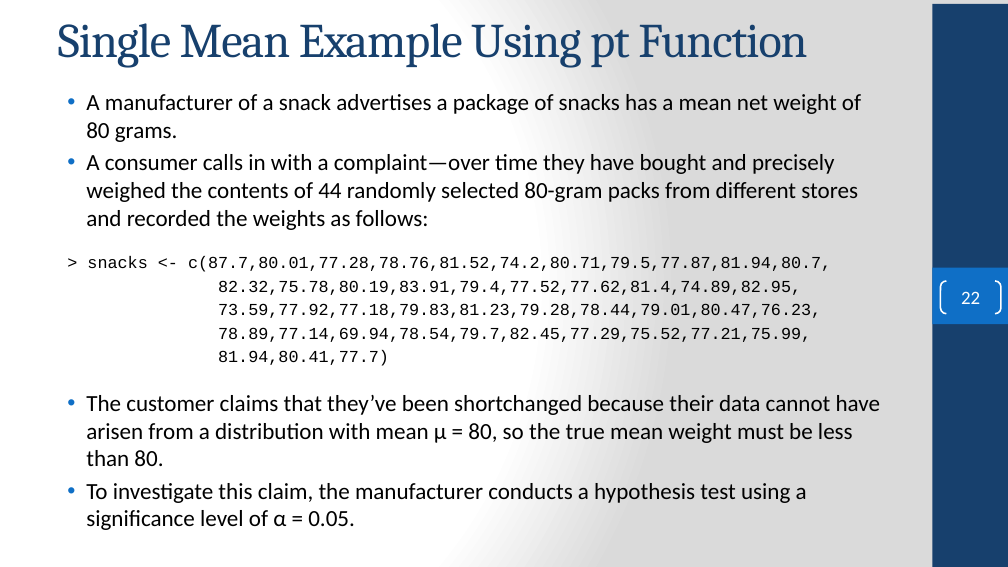
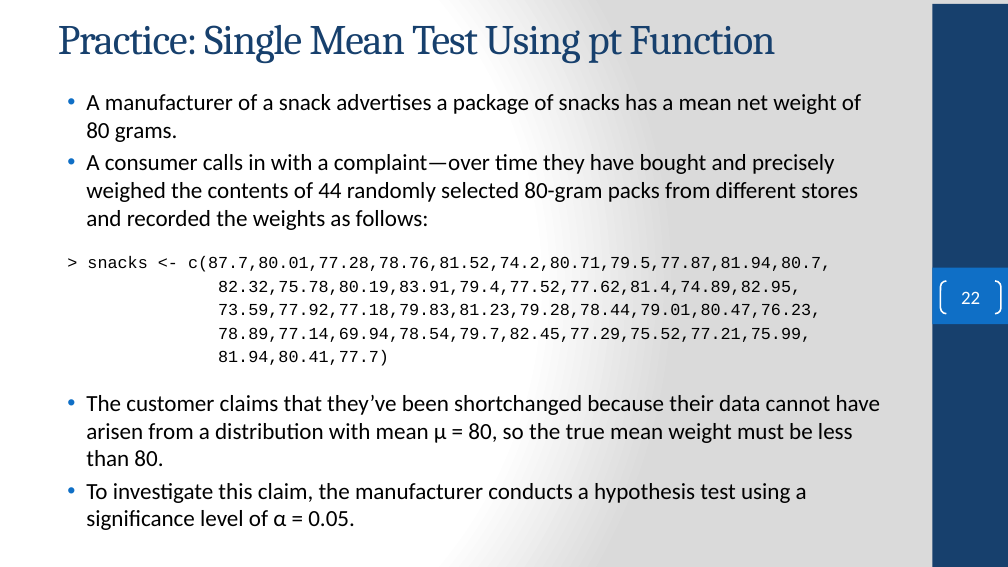
Before and after one commit to FSCJ-COP2073C/cop2073c-FullContent, a slide deck: slide 22 of slides/COP2073C-Module8.pptx. Drawn at 1008x567 pixels with LibreOffice and Linux fonts; fonts in the diff are those of the drawing; background and template pictures are left out. Boxes give left, top, right and bottom in pixels: in the first picture for what was removed or moved away, otherwise in the second. Text is boxed around its words. In the diff, an @@ line names an element or a change of style, - is before the commit and + after.

```diff
--- a/slides/COP2073C-Module8.pptx
+++ b/slides/COP2073C-Module8.pptx
@@ title at (58,25,775,64): text changed; size 46 to 40 pt @@
-Single Mean Example Using pt Function
+Practice: Single Mean Test Using pt Function
```
Also in this commit, not shown: 10 other slides changed, 1 slide added, 5 other files.
